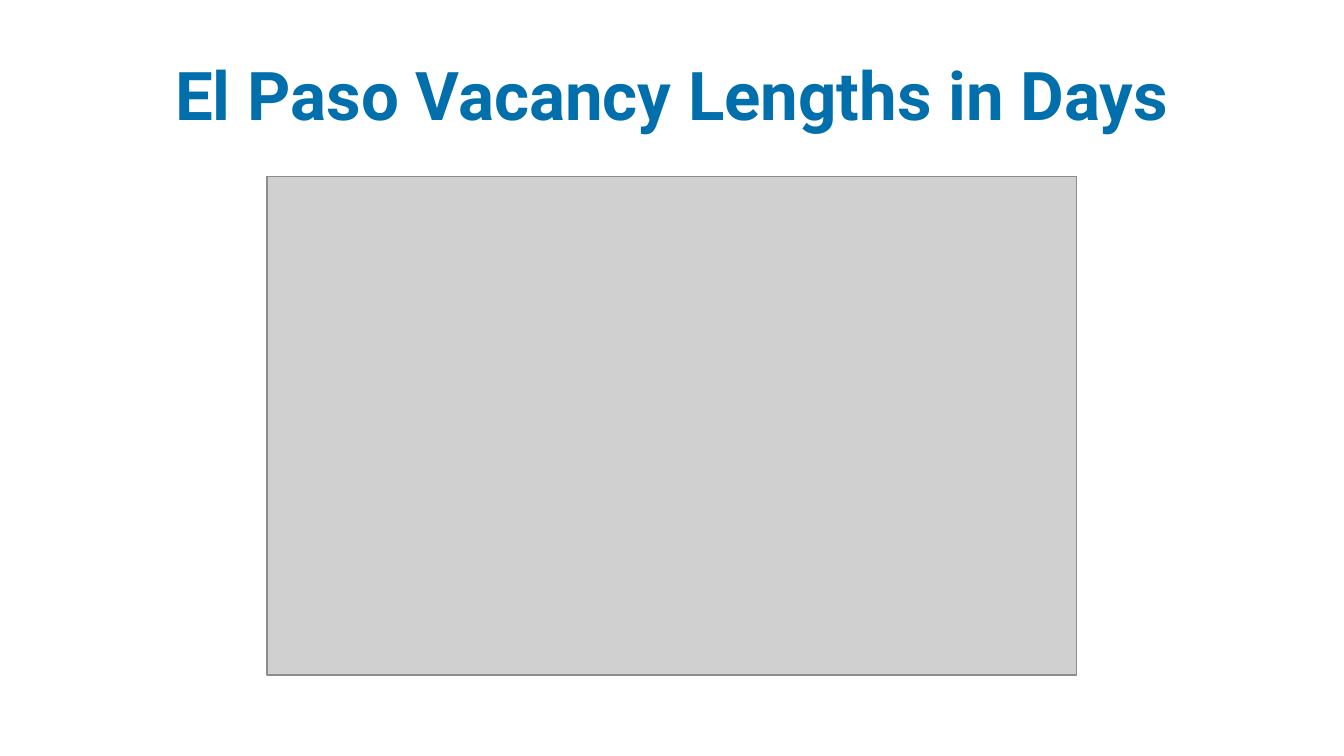
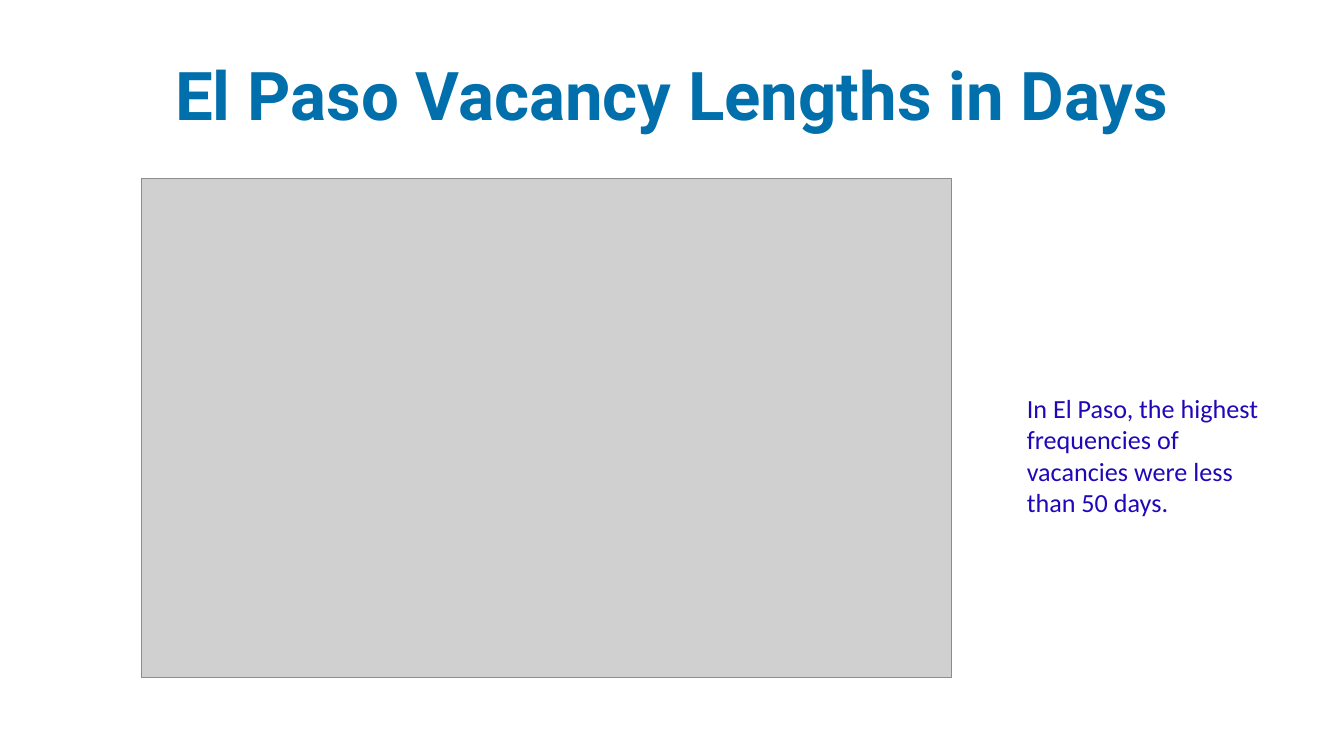
Before and after one commit to idea-analytics/Staffing_Trends_Performance_Vacancies, a slide deck: slide 9 of graphs/Staffing_Part1_23-24_preliminary_report.pptx. Drawn at 1344x756 pixels with LibreOffice and Linux fonts; fonts in the diff are those of the drawing; grey boxes stand for pictures; background and template pictures are left out. Boxes give left, top, right and bottom in pixels: in the first picture for what was removed or moved away, otherwise in the second. Text is boxed around its words. In the diff, an @@ line names an element or a change of style, - is before the commit and + after.

```diff
--- a/graphs/Staffing_Part1_23-24_preliminary_report.pptx
+++ b/graphs/Staffing_Part1_23-24_preliminary_report.pptx
@@ picture: place and size @@
-picture at box(267, 176, 1077, 675)
+picture at box(141, 179, 950, 677)
@@ text added at box(1027, 400, 1258, 517), 14 pt, text #2007B9 @@
+In El Paso, the highest frequencies of vacancies were less than 50 days.
```
Also in this commit, not shown: 7 other slides changed, 5 slides added, 3 other files.
